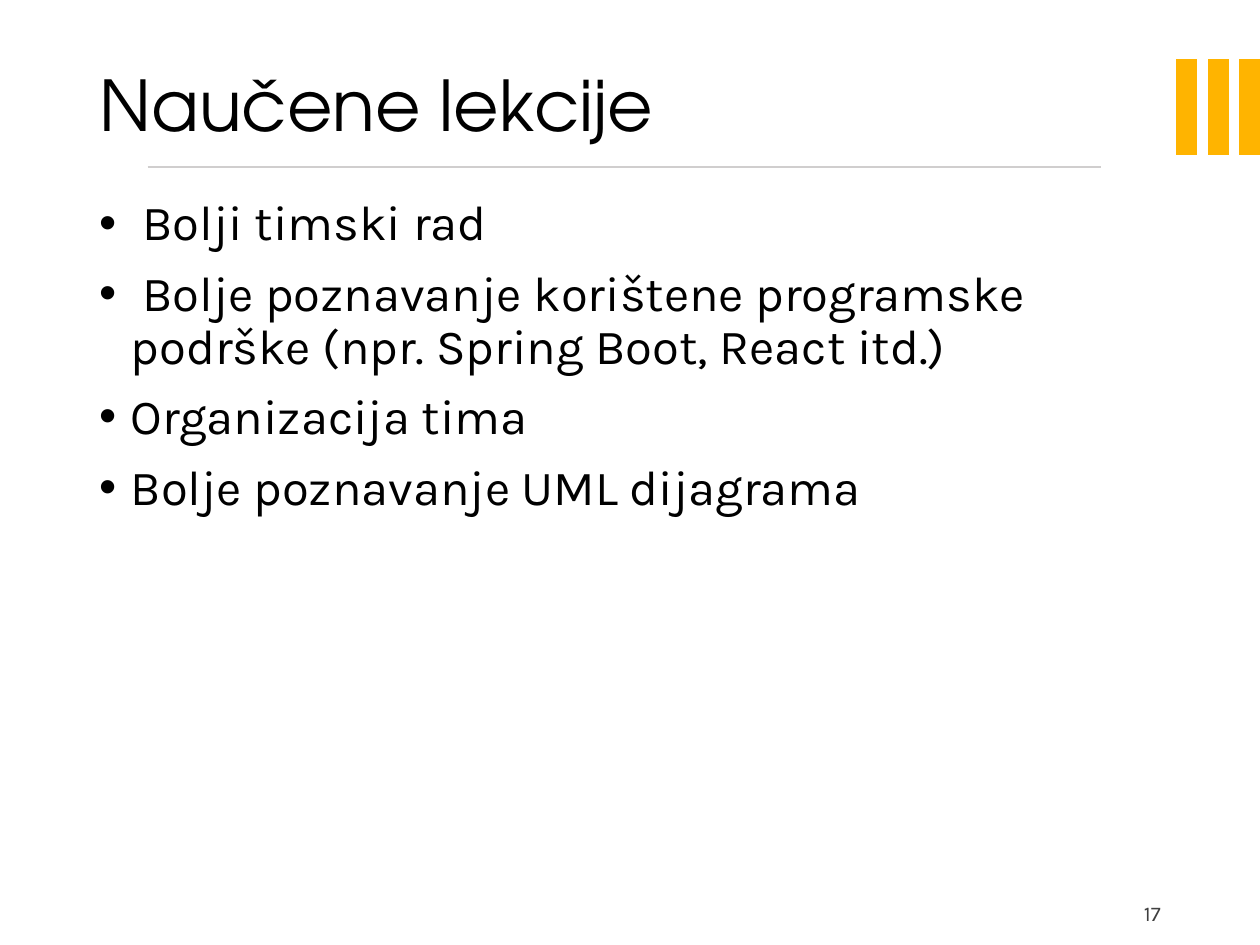
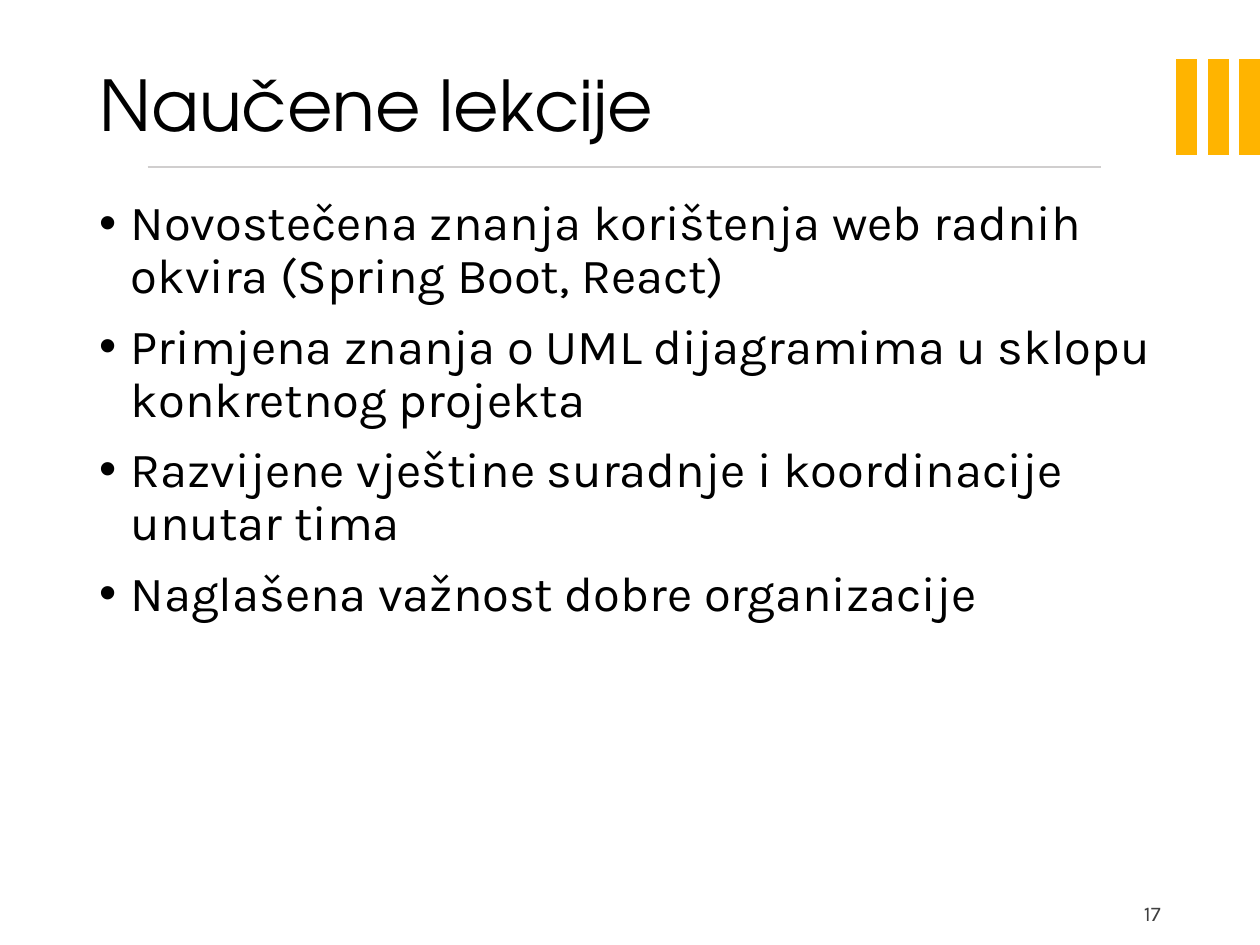
Before and after one commit to filip-ljubotina/zoolanders, a slide deck: slide 17 of PROGI_projekt.pptx. Drawn at 1260x945 pixels with LibreOffice and Linux fonts; fonts in the diff are those of the drawing; background and template pictures are left out. Boxes give left, top, right and bottom in pixels: in the first picture for what was removed or moved away, otherwise in the second. Text is boxed around its words. In the diff, an @@ line names an element or a change of style, - is before the commit and + after.

```diff
--- a/PROGI_projekt.pptx
+++ b/PROGI_projekt.pptx
@@ text at (x1=131, y1=203, x2=1150, y2=623): text changed @@
-• Bolji timski rad
-• Bolje poznavanje korištene programske podrške (npr. Spring Boot, React itd.)
-• Organizacija tima
-• Bolje poznavanje UML dijagrama
+• Novostečena znanja korištenja web radnih okvira (Spring Boot, React)
+• Primjena znanja o UML dijagramima u sklopu konkretnog projekta
+• Razvijene vještine suradnje i koordinacije unutar tima
+• Naglašena važnost dobre organizacije
```
Also in this commit, not shown: 11 other slides changed, 1 slide added, 1 slide removed.
